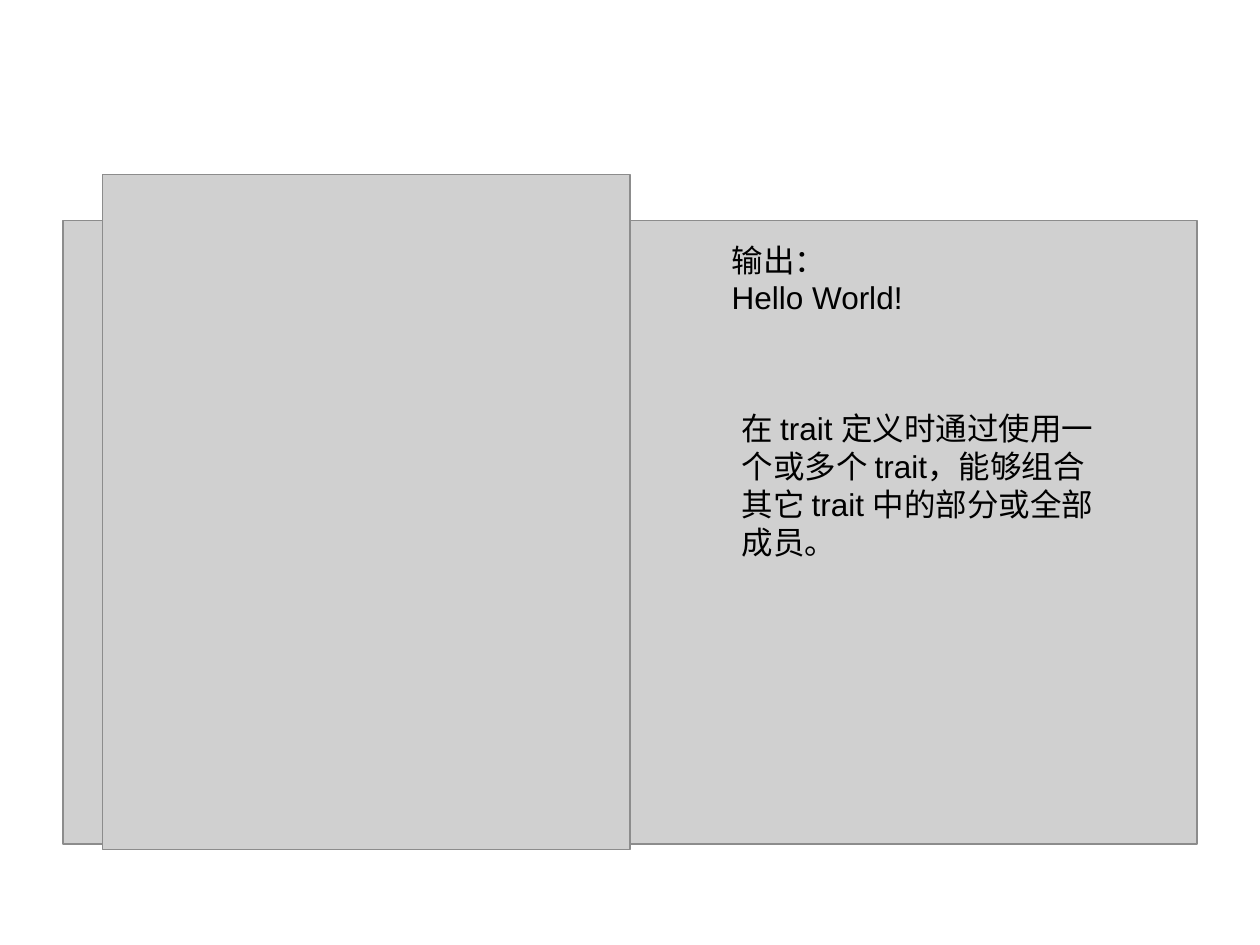
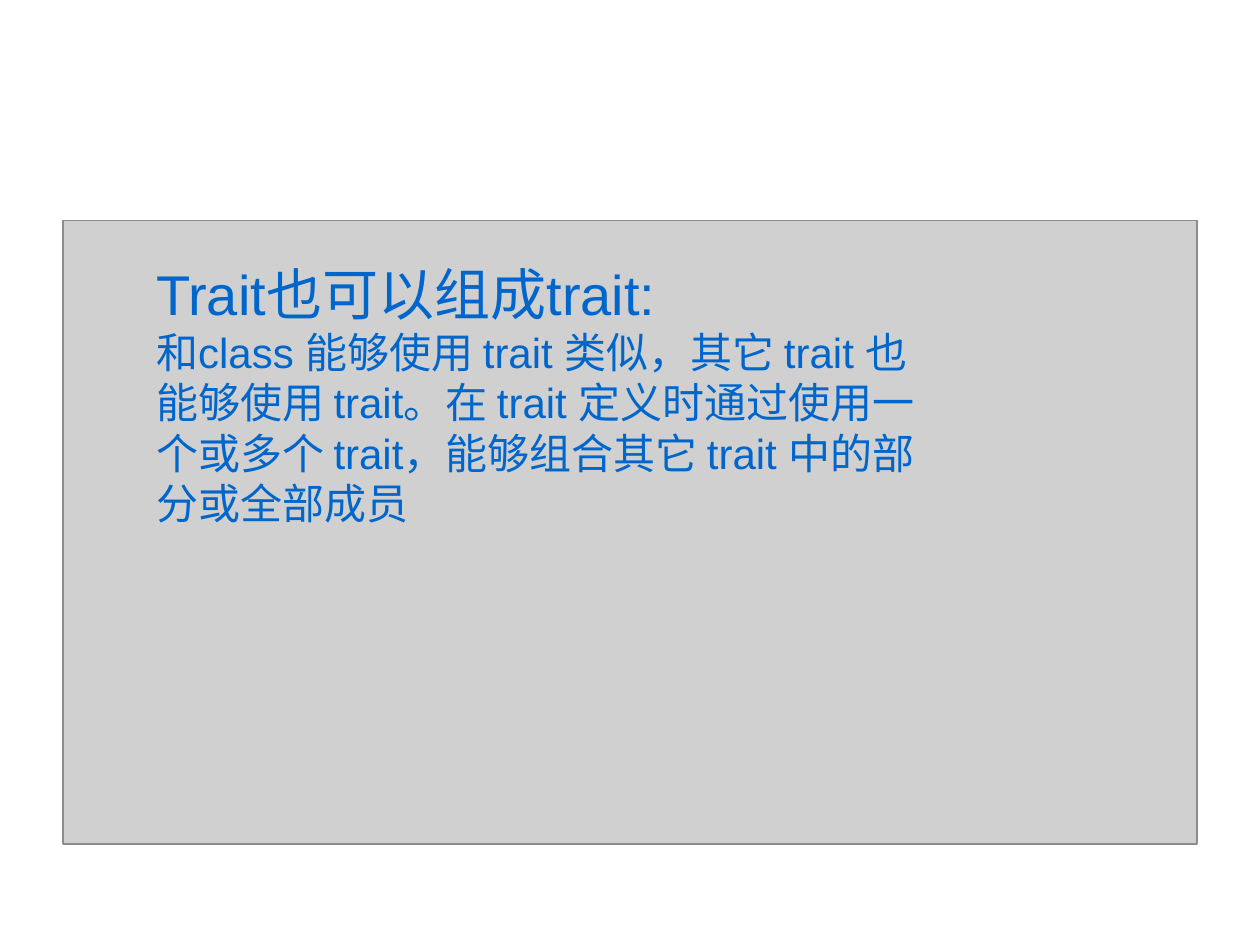
Before and after one commit to 2017-CompilerH-a3/Teamwork-Traits, a slide deck: slide 36 of trait.ppt (slide 26 before the commit). Drawn at 1260x945 pixels with LibreOffice and Linux fonts; fonts in the diff are those of the drawing; grey boxes stand for pictures; background and template pictures are left out. Boxes give left, top, right and bottom in pixels: in the first picture for what was removed or moved away, otherwise in the second. Text is boxed around its words. In the diff, an @@ line names an element or a change of style, - is before the commit and + after.

```diff
--- a/trait.ppt
+++ b/trait.ppt
@@ picture removed at [103, 174, 630, 849] @@
@@ text removed at [732, 245, 902, 310] @@
-输出：
-Hello World!
@@ text at [156, 271, 915, 523]: text changed; size 18 to 24 pt; text colour #000000 to #0066CC @@
-在 trait 定义时通过使用一个或多个 trait，能够组合其它 trait 中的部分或全部成员。
+Trait也可以组成trait:
+和class 能够使用 trait 类似，其它 trait 也能够使用 trait。在 trait 定义时通过使用一个或多个 trait，能够组合其它 trait 中的部分或全部成员
```
Also in this commit, not shown: 6 other slides changed, 14 slides added, 4 slides removed.
